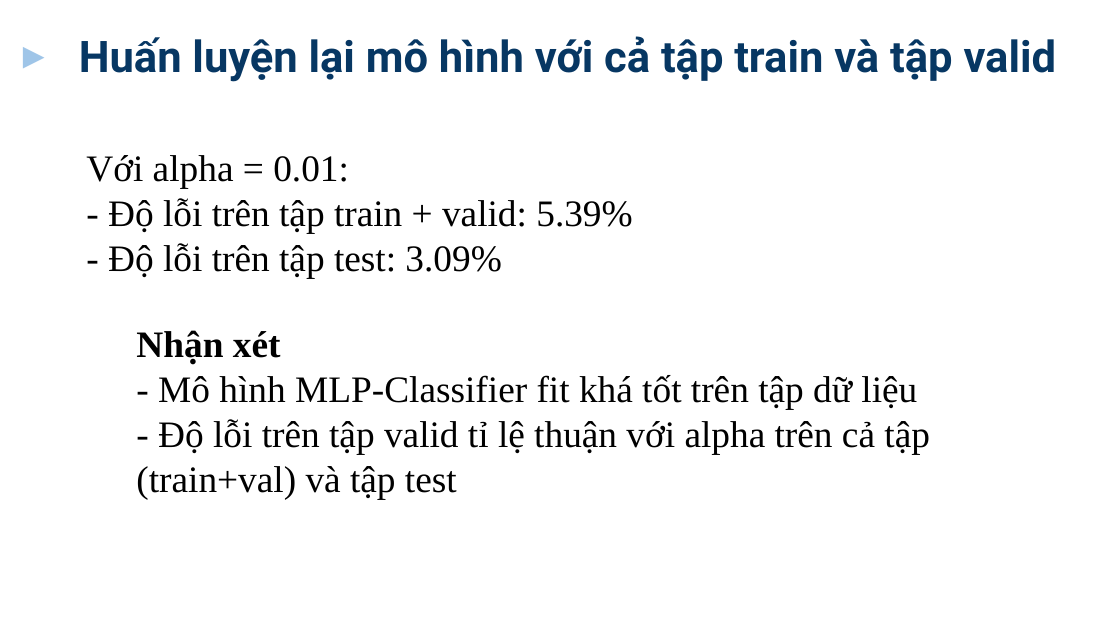
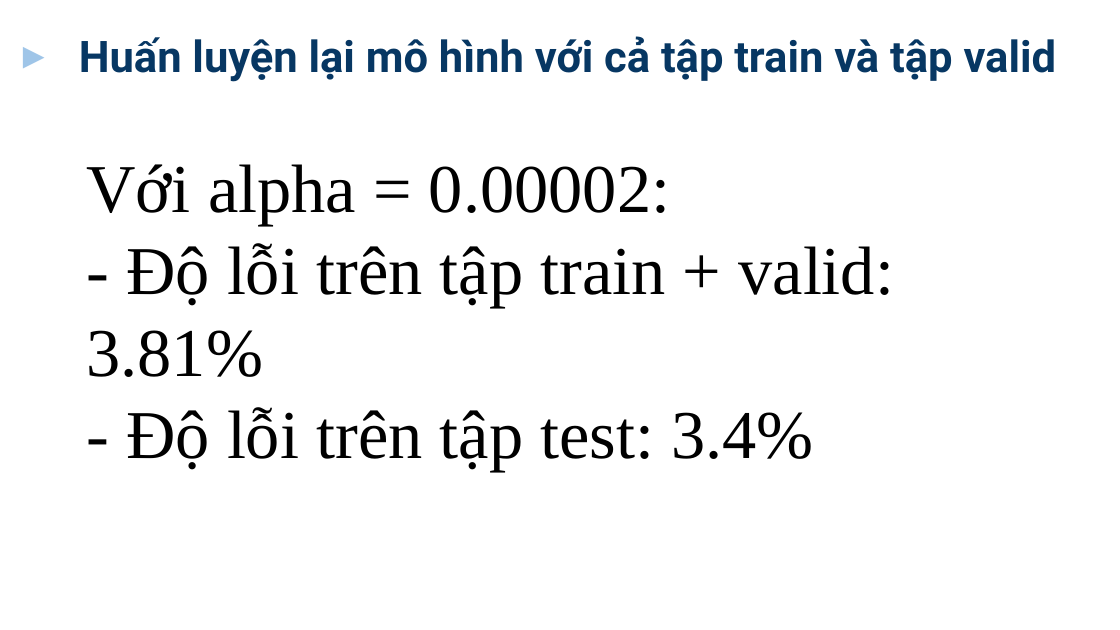
Before and after one commit to lethanhson1504/datascience-project-group16, a slide deck: slide 19 of Slide.pptx (slide 18 before the commit). Drawn at 1120x630 pixels with LibreOffice and Linux fonts; fonts in the diff are those of the drawing; background and template pictures are left out. Boxes give left, top, right and bottom in pixels: in the first picture for what was removed or moved away, otherwise in the second. Text is boxed around its words. In the diff, an @@ line names an element or a change of style, - is before the commit and + after.

```diff
--- a/Slide.pptx
+++ b/Slide.pptx
@@ text at [86,164,894,472]: text changed; size 24 to 44 pt @@
-Với alpha = 0.01:
-- Độ lỗi trên tập train + valid: 5.39%
-- Độ lỗi trên tập test: 3.09%
+Với alpha = 0.00002:
+- Độ lỗi trên tập train + valid: 3.81%
+- Độ lỗi trên tập test: 3.4%
@@ text removed at [136,330,930,499] @@
-Nhận xét
-- Mô hình MLP-Classifier fit khá tốt trên tập dữ liệu
-- Độ lỗi trên tập valid tỉ lệ thuận với alpha trên cả tập (train+val) và tập test
```
Also in this commit, not shown: 3 other slides changed, 1 slide added, 1 slide removed, 1 other file.
